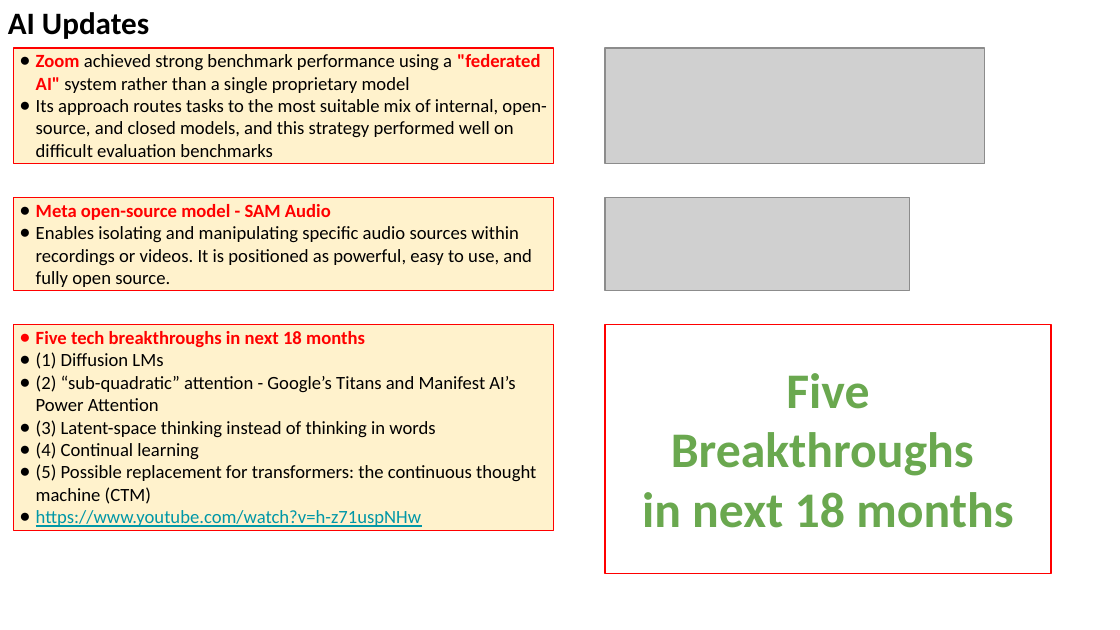
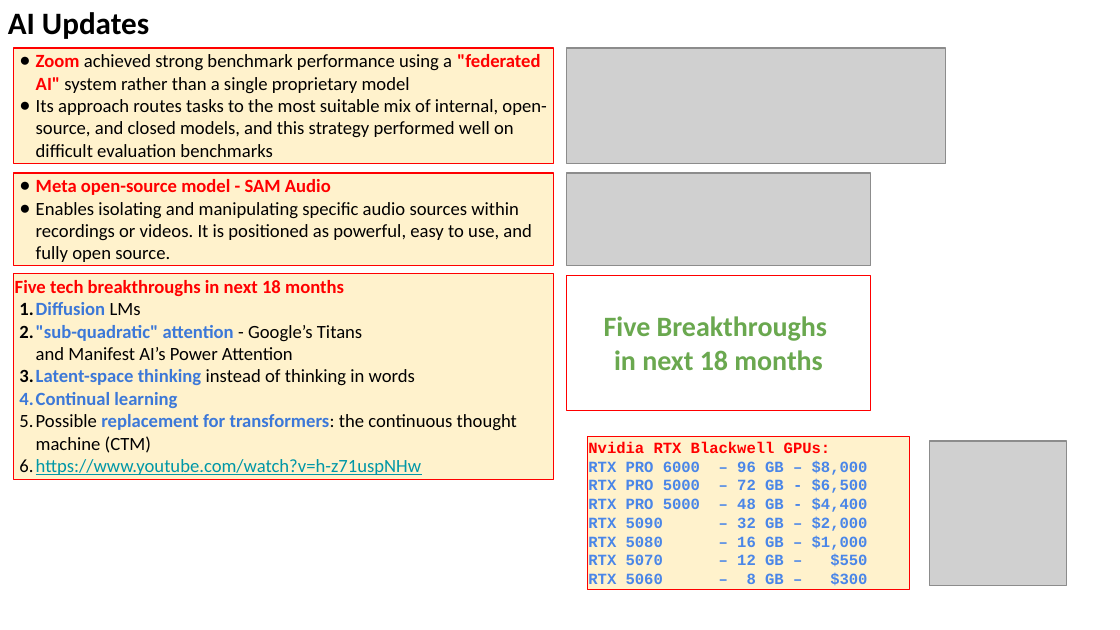
Before and after one commit to lselector/seminar, a slide deck: slide 26 of 2025/2025-12-19-AI-Updates.pptx. Drawn at 1120x630 pixels with LibreOffice and Linux fonts; fonts in the diff are those of the drawing; grey boxes stand for pictures. Boxes give left, top, right and bottom in pixels: in the first picture for what was removed or moved away, otherwise in the second. Text is boxed around its words. In the diff, an @@ line names an element or a change of style, - is before the commit and + after.

Commit message:
update

```diff
--- a/2025/2025-12-19-AI-Updates.pptx
+++ b/2025/2025-12-19-AI-Updates.pptx
@@ picture: place and size @@
-picture at box(605, 48, 983, 164)
+picture at box(567, 48, 945, 164)
@@ rectangle "Meta open-source model - SAM ...": place and size @@
-rectangle "Meta open-source model - SAM ..." at box(13, 198, 553, 291)
+rectangle "Meta open-source model - SAM ..." at box(13, 172, 553, 265)
@@ picture: place and size @@
-picture at box(605, 198, 909, 291)
+picture at box(567, 172, 871, 265)
@@ rectangle "Five tech breakthroughs in next ...": place and size @@
-rectangle "Five tech breakthroughs in next ..." at box(13, 325, 553, 531)
+rectangle "Five tech breakthroughs in next ..." at box(13, 273, 553, 479)
@@ text in rectangle at box(15, 280, 421, 475): bullet ● to none; bullet ● to 1. @@
@@ rectangle "Five Breakthroughs": place and size @@
-rectangle "Five Breakthroughs" at box(605, 325, 1051, 573)
+rectangle "Five Breakthroughs" at box(567, 276, 871, 411)
@@ rectangle "Five Breakthroughs" at box(567, 276, 871, 411): size 32 to 18 pt @@
@@ text in rectangle at box(36, 302, 517, 453): text changed @@
-● (1) Diffusion LMs
-● (2) “sub-quadratic” attention - Google’s Titans and Manifest AI’s Power Attention
-● (3) Latent-space thinking instead of thinking in words
-● (4) Continual learning
-● (5) Possible replacement for transformers: the continuous thought machine (CTM)
+1. Diffusion LMs
+2. "sub-quadratic" attention - Google’s Titans
+   and Manifest AI’s Power Attention
+3. Latent-space thinking instead of thinking in words
+4. Continual learning
+5. Possible replacement for transformers: the continuous thought machine (CTM)
@@ rectangle added at box(587, 437, 909, 590), fill #FFF2CC, outline #FF0000 0.75 pt, 10 pt, text #4A86E8, bold @@
+Nvidia RTX Blackwell GPUs:
+RTX PRO 6000 – 96 GB – $8,000
+RTX PRO 5000 – 72 GB - $6,500
+RTX PRO 5000 – 48 GB - $4,400
+RTX 5090 – 32 GB – $2,000
+RTX 5080 – 16 GB – $1,000
+RTX 5070 – 12 GB – $550
+RTX 5060 – 8 GB – $300
@@ picture added at box(930, 441, 1066, 586) @@
```
Also in this commit, not shown: 2 other slides changed.
